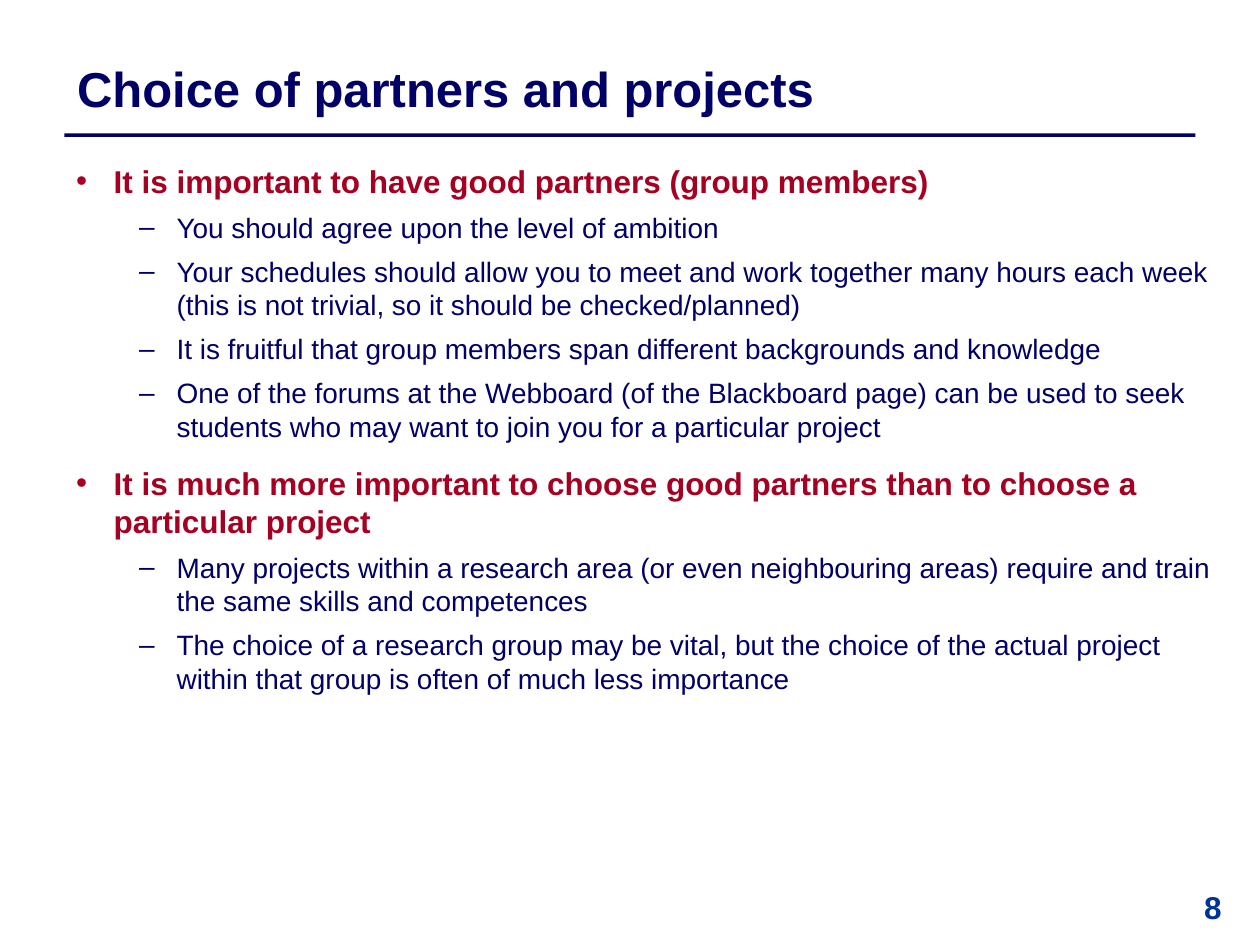
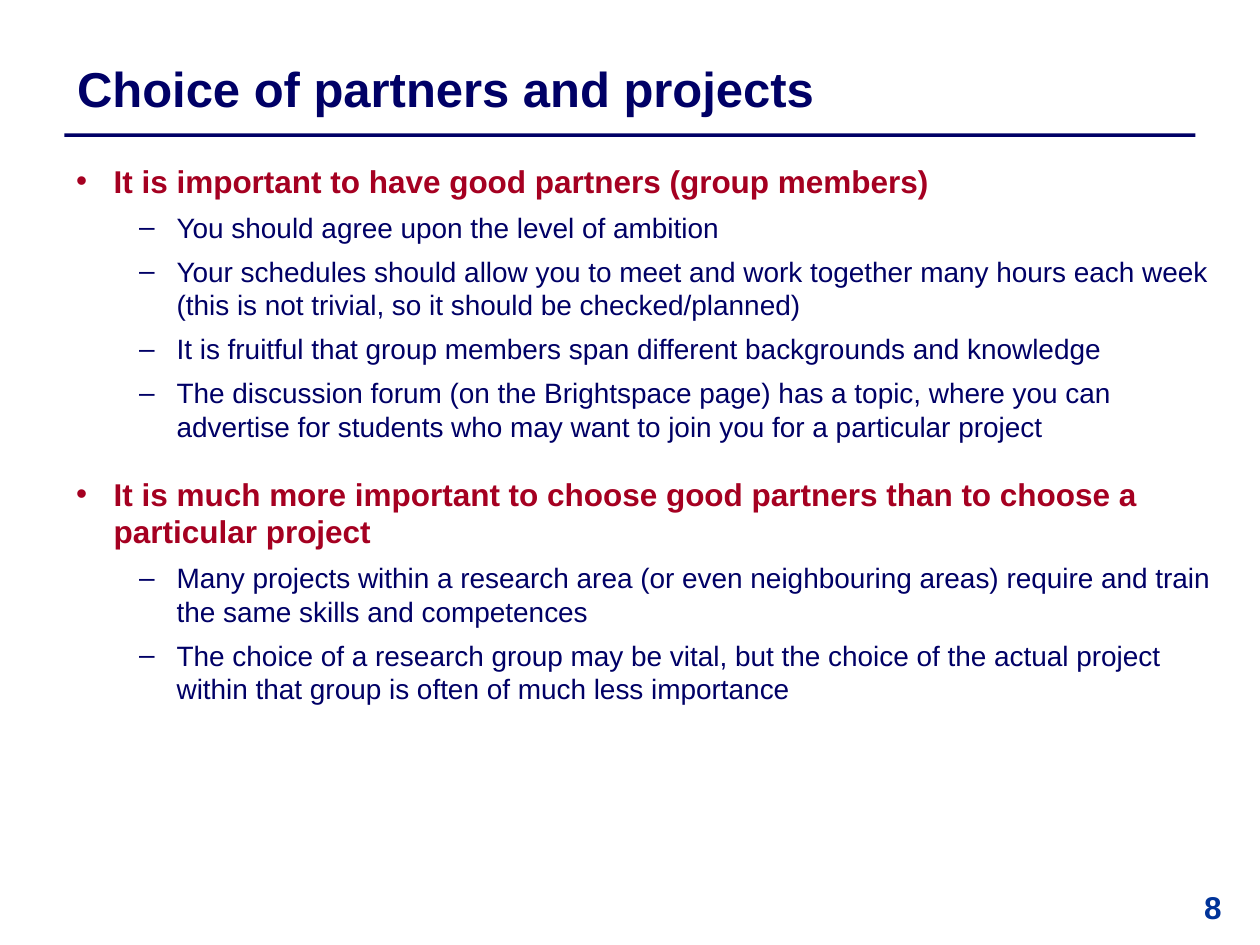
Before and after one commit to IntProgAU/Materiale, a slide deck: slide 8 of web/b22/0_info_meeting/+ Information Meeting.pptx. Drawn at 1260x945 pixels with LibreOffice and Linux fonts; fonts in the diff are those of the drawing. Boxes give left, top, right and bottom in pixels: in the first picture for what was removed or moved away, otherwise in the second. Text is boxed around its words. In the diff, an @@ line names an element or a change of style, - is before the commit and + after.

```diff
--- a/web/b22/0_info_meeting/+ Information Meeting.pptx
+++ b/web/b22/0_info_meeting/+ Information Meeting.pptx
@@ text at <box>177,382,1110,442</box>: text changed @@
-  – One of the forums at the Webboard (of the Blackboard page) can be used to seek students who may want to join you for a particular project
+  – The discussion forum (on the Brightspace page) has a topic, where you can advertise for students who may want to join you for a particular project
@@ text at <box>114,483,1137,549</box>: more space between paragraphs @@
```
Also in this commit, not shown: 10 other slides changed, 14 other files.
